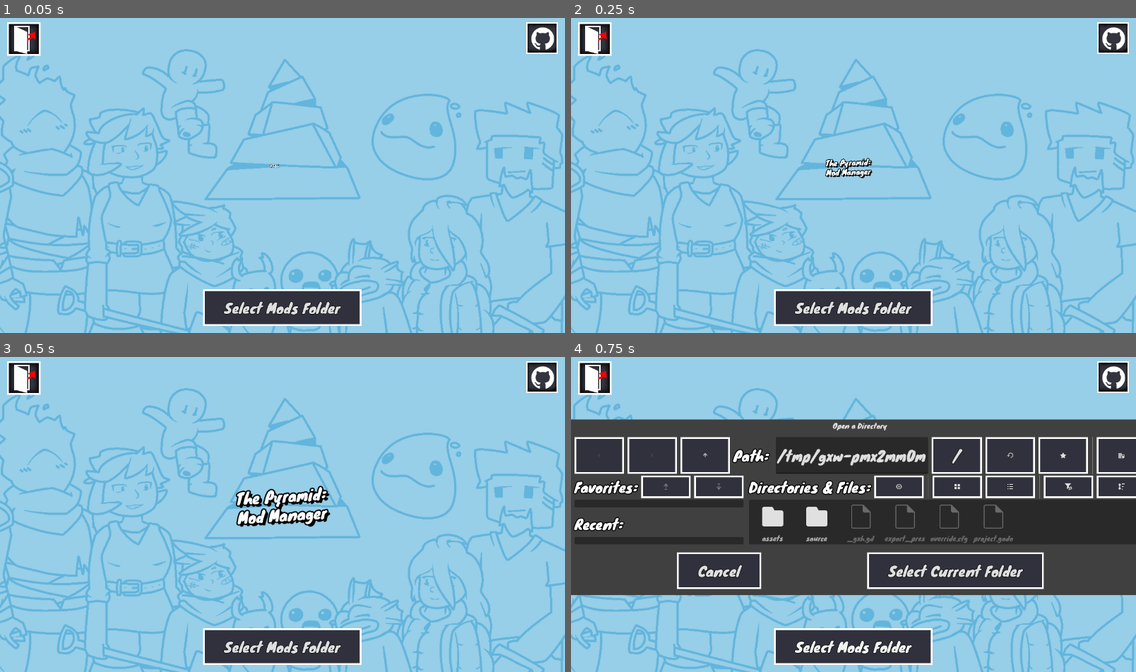
Above: before the commit, frames 1-4 (two rows, left to right).
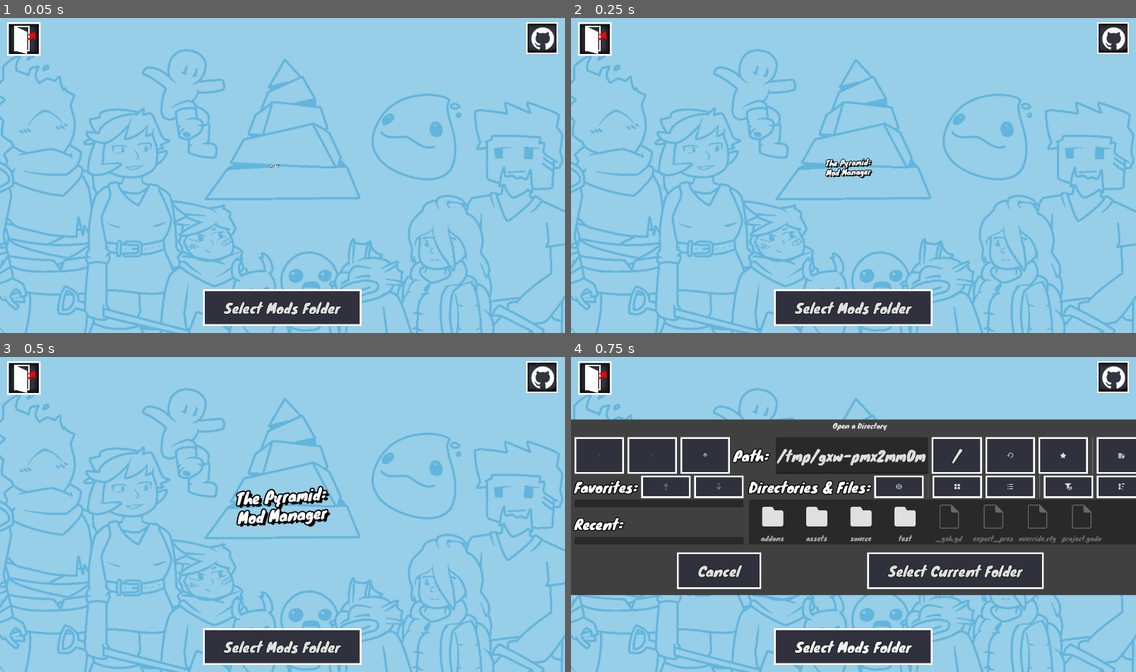
Above: after the commit, the same moments.

Repository: codeWonderland/official-pyramid-mods-manager
Game: Godot game, scene res://source/menus/main_menu.tscn
Two runs of this game, one before a commit and one after it. Both use one fixed random seed, a clock stepped at 60 frames per second and the inputs below.
Inputs:
- Up to frame 1 (0.05 s): no input
- Up to frame 2 (0.25 s): no input
- Up to frame 3 (0.5 s): no input
- Up to frame 4 (0.75 s): click "Select Mods Folder" at 0.5 s

Frames 1-3 are identical in both runs. In frame 4, 1.0% of the frame differs, in the area x 33-94%, y 46-59%.

Commit message:
Add unit tests and a test CI job
The app had no tests, so a change to the shared mod-manager submodule could break
it without anything noticing.

Vendors GUT 9.5.0, the release for Godot 4.5 that this project targets (GUT 9.6's
editor plugin needs Godot 4.6), and adds a run-tests workflow pinned to Godot
4.5.1. It runs this app's tests and the submodule's own data-layer tests, so the
submodule is checked against this app as well as against the game.

The code-checks workflow auto-formats and commits the result; it now covers
source/ and test/ only, so it never rewrites the vendored GUT in addons/.

Starts with smoke tests for the app's settings and the wrapper that hosts the
shared editor. Bumps the submodule to the fix that lets its tests pass under
GUT 9.5, and picks up three .import files Godot 4.5 adds new default options to
on import.

Diff:
--- a/project.godot
+++ b/project.godot
@@ -27,6 +27,10 @@
 window/size/viewport_width=1280
 window/size/viewport_height=720
 
+[editor_plugins]
+
+enabled=PackedStringArray("res://addons/gut/plugin.cfg")
+
 [gui]
 
 theme/custom="uid://dkcfibuwqlsb5"
--- /dev/null
+++ b/test/unit/test_settings.gd
@@ -0,0 +1,38 @@
+extends GutTest
+
+# Smoke tests for the app's own settings and the wrapper that hosts the shared
+# mod manager.
+
+const WRAPPER: PackedScene = preload("res://source/menus/mod_manager_wrapper.tscn")
+
+var _saved_location: String
+
+
+func before_each() -> void:
+	_saved_location = UserSettingsManager.mods_location
+
+
+func after_each() -> void:
+	UserSettingsManager.set_mods_location(_saved_location)
+
+
+func test_mods_location_persists() -> void:
+	UserSettingsManager.set_mods_location("user://somewhere")
+
+	var config := ConfigFile.new()
+	assert_eq(config.load(UserSettingsManager.SAVE_PATH), OK, "settings written")
+	assert_eq(config.get_value("settings", "mods_location"), "user://somewhere", "and saved")
+
+
+func test_wrapper_points_the_mod_manager_at_the_mods_folder() -> void:
+	var folder := "user://test_wrapper_mods_%d" % randi()
+	DirAccess.make_dir_recursive_absolute(folder)
+	UserSettingsManager.set_mods_location(folder)
+
+	var wrapper := WRAPPER.instantiate()
+	add_child_autofree(wrapper)
+	await get_tree().process_frame
+
+	var manager = wrapper.get_child(0)
+	assert_eq(manager.mods_path, folder + "/", "the shared editor edits the chosen folder")
+	DirAccess.remove_absolute(folder)
Not shown, added: .gutconfig.json
Not shown, added: addons/gut/GutScene.gd
Not shown, added: addons/gut/GutScene.gd.uid
Not shown, added: addons/gut/GutScene.tscn
Not shown, added: addons/gut/UserFileViewer.gd
Not shown, added: addons/gut/UserFileViewer.gd.uid
Not shown, added: addons/gut/UserFileViewer.tscn
Not shown, added: addons/gut/autofree.gd
Not shown, added: addons/gut/autofree.gd.uid
Not shown, added: addons/gut/awaiter.gd
Not shown, added: addons/gut/awaiter.gd.uid
Not shown, added: addons/gut/cli/change_project_warnings.gd
(and 236 more such lines)
